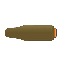
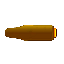
Layer changes from the first (64, 64) image to the second:
painted on "Pasted Layer" over [left=5, top=25, right=57, bottom=41]
